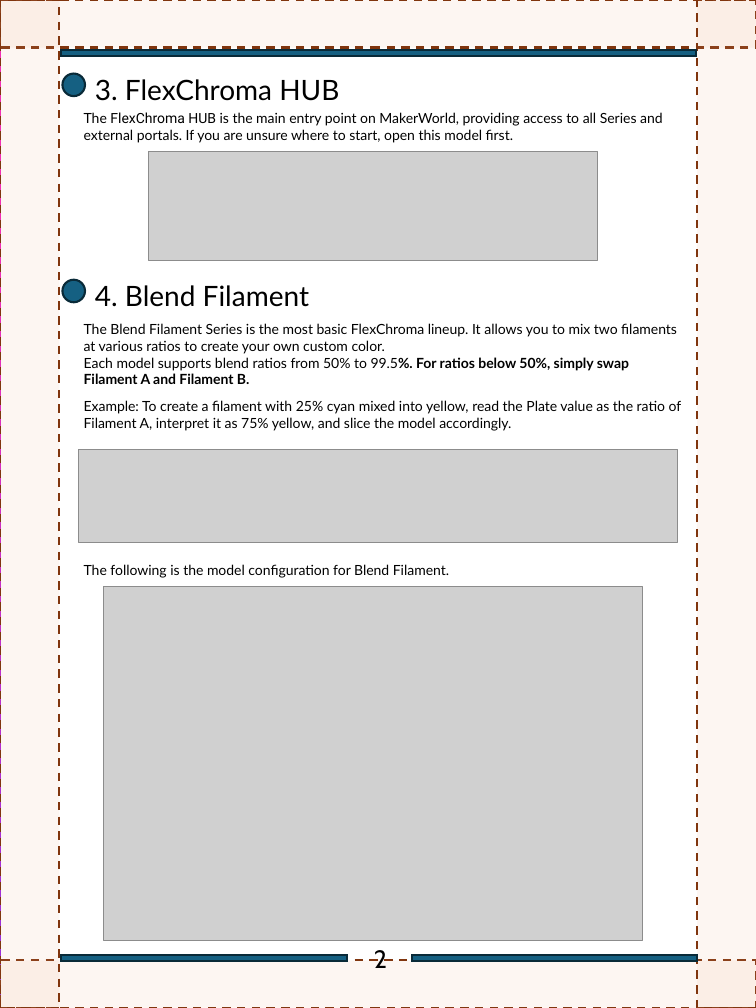
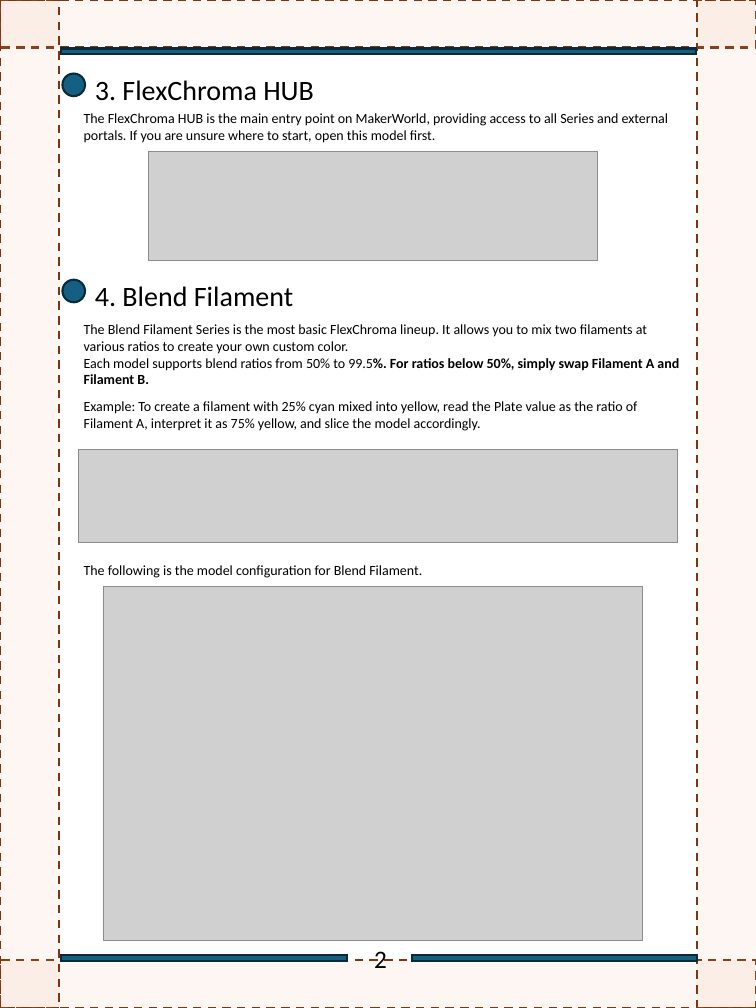
Before and after one commit to FlexChromaHQ/FlexChroma, a slide deck: slide 3 of Documents/Original/FlexChroma_Tour_Guide_EN.pptx. Drawn at 756x1008 pixels with LibreOffice and Linux fonts; fonts in the diff are those of the drawing; grey boxes stand for pictures. Boxes give left, top, right and bottom in pixels: in the first picture for what was removed or moved away, otherwise in the second. Text is boxed around its words. In the diff, an @@ line names an element or a change of style, - is before the commit and + after.

```diff
--- a/Documents/Original/FlexChroma_Tour_Guide_EN.pptx
+++ b/Documents/Original/FlexChroma_Tour_Guide_EN.pptx
@@ rectangle removed at (0, 0, 756, 1008) @@
@@ text "The FlexChroma HUB is the ..." at (84, 113, 668, 143): font Lato to Calibri; font Roboto to Calibri in "FlexChroma HUB" @@
@@ font Lato to Calibri in 4 elements at (84, 324, 679, 431), (84, 565, 422, 578), (95, 80, 314, 101), (95, 286, 293, 307) @@
@@ text "2" at (374, 951, 387, 968): font Cabin to Calibri @@
```
Also in this commit, not shown: 7 other slides changed, 19 other files.
